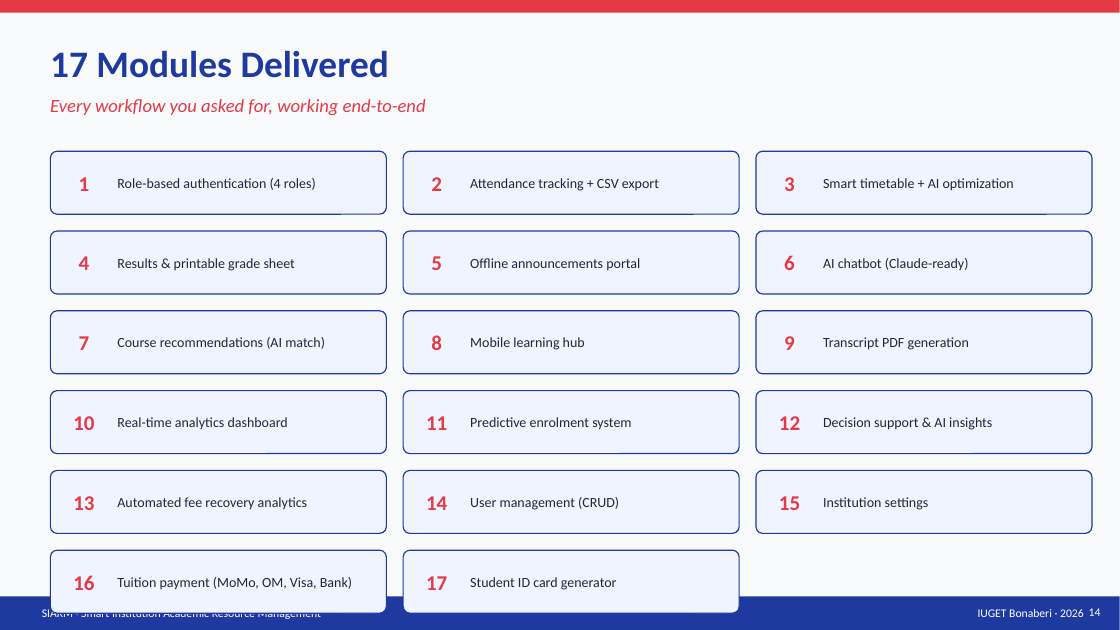
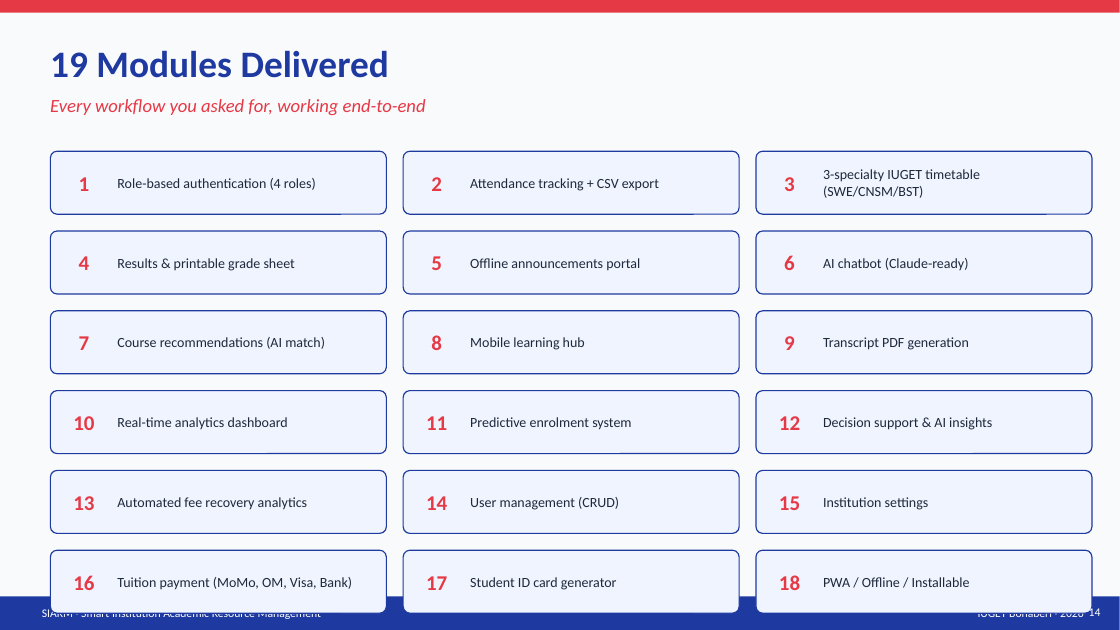
Before and after one commit to leaticiadipocko-wq/schoolproject, a slide deck: slide 14 of deliverables/SIARM-Defense.pptx. Drawn at 1120x630 pixels with LibreOffice and Linux fonts; fonts in the diff are those of the drawing. Boxes give left, top, right and bottom in pixels: in the first picture for what was removed or moved away, otherwise in the second. Text is boxed around its words. In the diff, an @@ line names an element or a change of style, - is before the commit and + after.

```diff
--- a/deliverables/SIARM-Defense.pptx
+++ b/deliverables/SIARM-Defense.pptx
@@ text at (50,50,389,78): text changed @@
-17 Modules Delivered
+19 Modules Delivered
@@ text at (823,169,980,198): text changed @@
-Smart timetable + AI optimization
+3-specialty IUGET timetable (SWE/CNSM/BST)
@@ rounded rectangle added at (756,550,1092,613), fill #EFF4FF, outline #1E3AA0 1 pt @@
@@ text added at (779,575,800,590), 18 pt, text #E63946, bold @@
+18
@@ text added at (823,577,970,587), 12 pt, text #1E293B @@
+PWA / Offline / Installable
```
Also in this commit, not shown: 9 other files.
